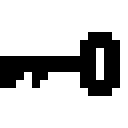
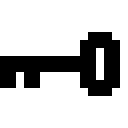
Layered file, before and after one edit (128 × 128). Changes by layer:
painted on "Layer 5" over <box>16,72,48,88</box>
